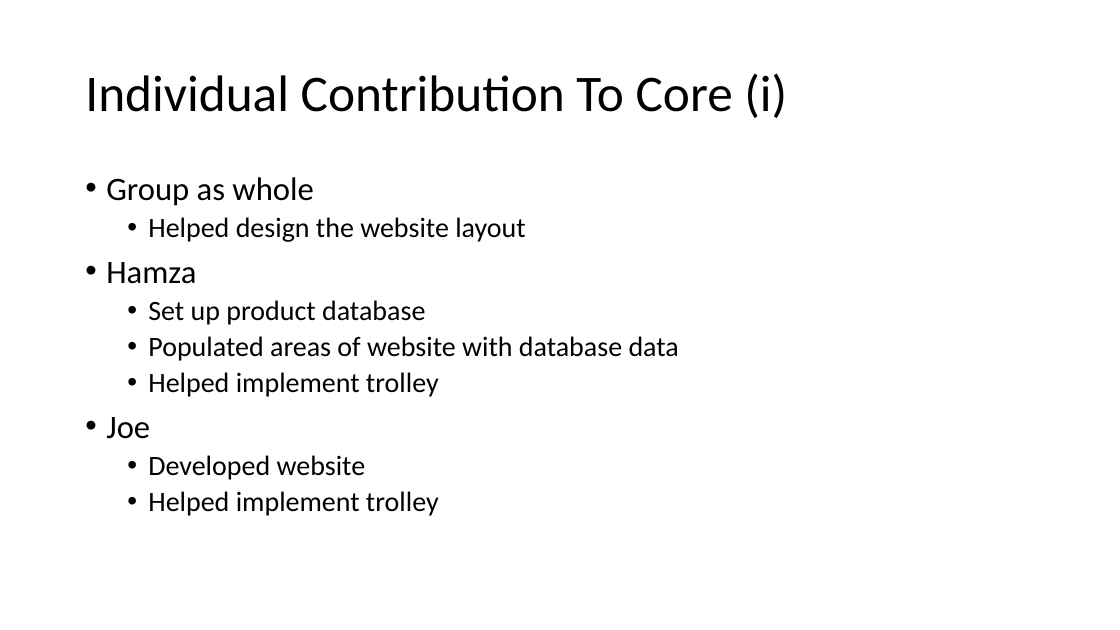
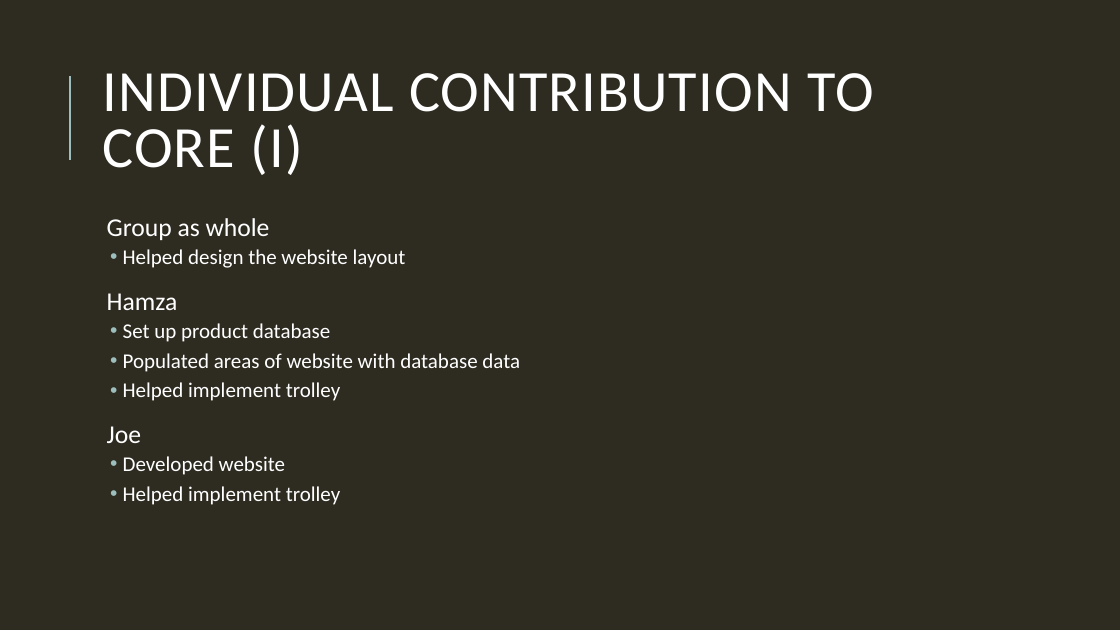
Before and after one commit to HamzaB93/UWL_Level5_Team_Project, a slide deck: slide 10 of Group_Docs/Team_Presentation_Group2.pptx (slide 11 before the commit). Drawn at 1120x630 pixels with LibreOffice and Linux fonts; fonts in the diff are those of the drawing. Boxes give left, top, right and bottom in pixels: in the first picture for what was removed or moved away, otherwise in the second. Text is boxed around its words. In the diff, an @@ line names an element or a change of style, - is before the commit and + after.

Commit message:
Hamza CORE: Added presentation.

```diff
--- a/Group_Docs/Team_Presentation_Group2.pptx
+++ b/Group_Docs/Team_Presentation_Group2.pptx
@@ background #FFFFFF to #2E2B21 @@
@@ line added from (70, 160) to (70, 76), #9CBEBD 1.5 pt @@
@@ title at (102,73,874,175): text changed; size 44 to 50 pt; text colour #000000 to #FFFFFF @@
-Individual Contribution To Core (i)
+INDIVIDUAL CONTRIBUTION TO CORE (I)
@@ text "Group as whole": place and size @@
-text "Group as whole" at (106,177,679,516)
+text "Group as whole" at (107,218,520,505)
@@ text "Group as whole" at (107,218,520,505): size 28 to 22 pt in "Group as whole", "Hamza", "Joe"; text colour #000000 to #FFFFFF; size 24 to 18 pt in "Helped design the website layout", "Set up product database", "Populated areas of website with database data", "Helped implement trolley" and 2 more places; bullet • to  ; more space between paragraphs; indent changed @@
```
Also in this commit, not shown: 11 other slides changed, 1 slide removed.
